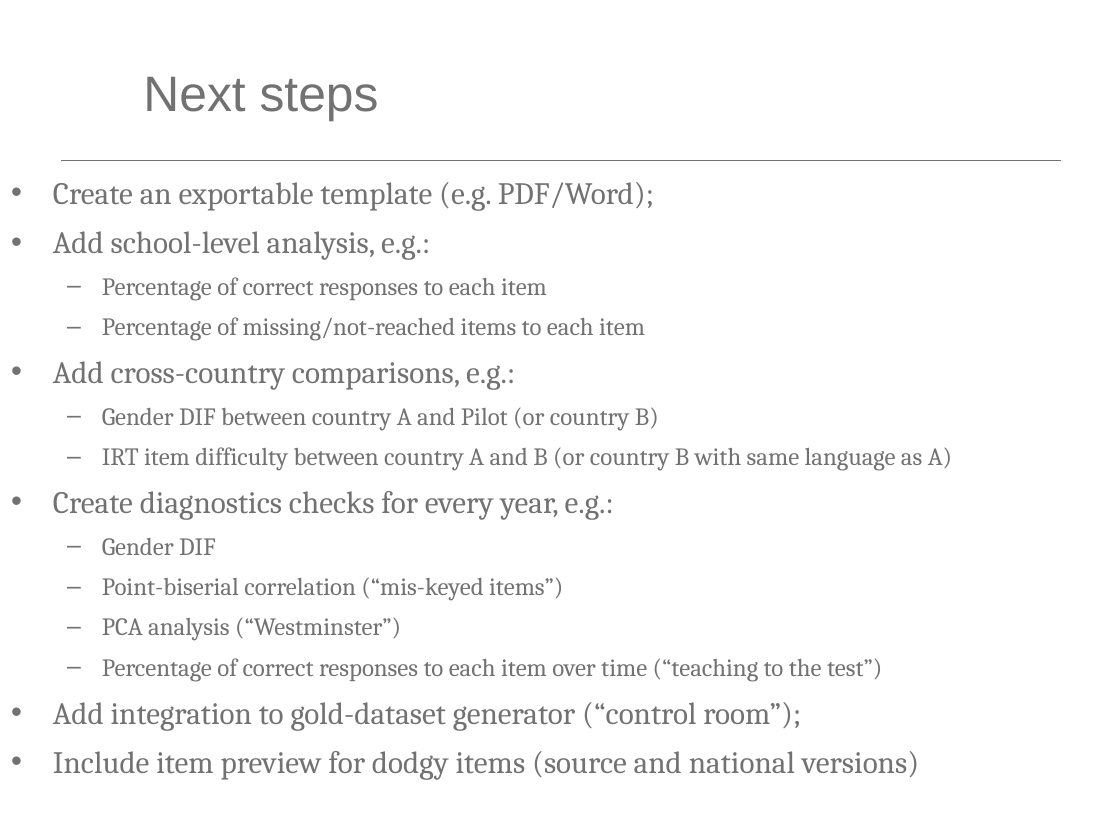
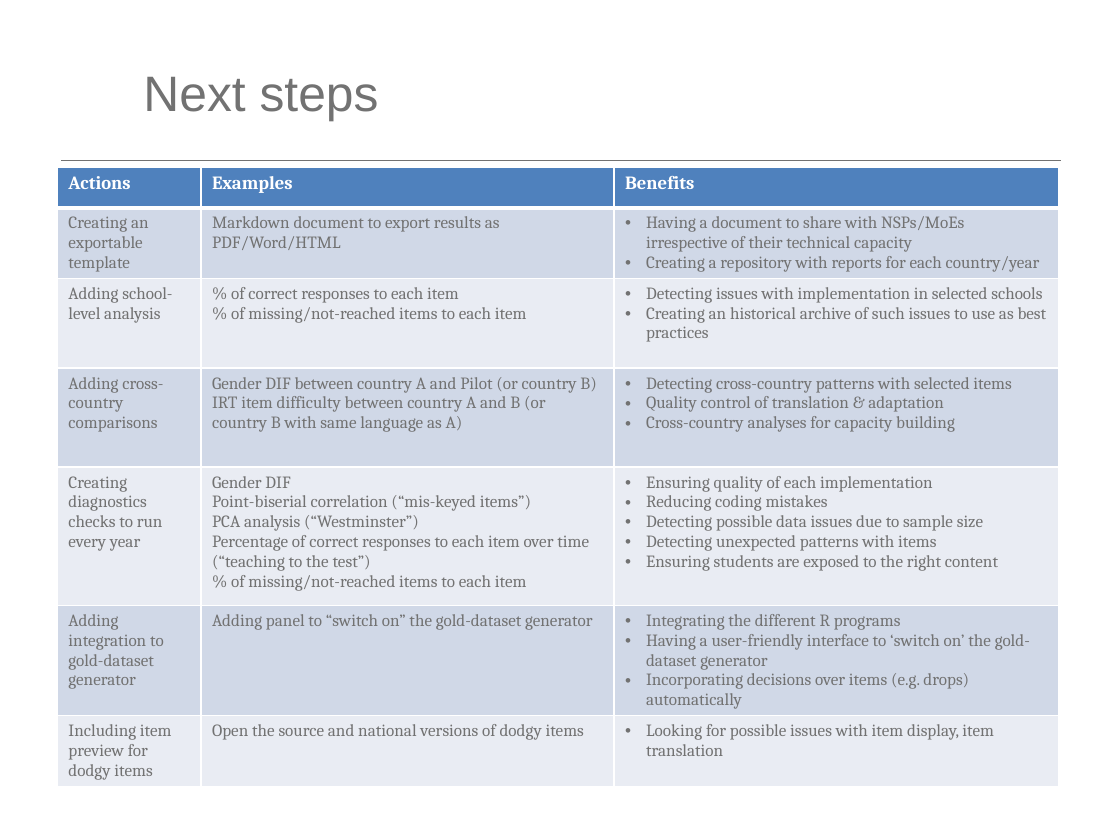
Before and after one commit to bonaventura-p/PBTS-VS, a slide deck: slide 5 of PBTS-VS_tutorial.pptx. Drawn at 1120x840 pixels with LibreOffice and Linux fonts; fonts in the diff are those of the drawing; background and template pictures are left out. Boxes give left, top, right and bottom in pixels: in the first picture for what was removed or moved away, otherwise in the second. Text is boxed around its words. In the diff, an @@ line names an element or a change of style, - is before the commit and + after.

```diff
--- a/PBTS-VS_tutorial.pptx
+++ b/PBTS-VS_tutorial.pptx
@@ table added at [57, 167, 1058, 818], 7 rows, 3 columns @@
+Actions | Examples | Benefits
+Creating an exportable template | Markdown document to export results as PDF/Word/HTML | Having a document to share with NSPs/MoEs irrespective of their technical capacity / Creating a repository with reports for each country/year
+Adding school-level analysis | % of correct responses to each item / % of missing/not-reached items to each item | Detecting issues with implementation in selected schools / Creating an historical archive of such issues to use as best practices
+Adding cross-country comparisons | Gender DIF between country A and Pilot (or country B) / IRT item difficulty between country A and B (or country B with same language as A) | Detecting cross-country patterns with selected items / Quality control of translation & adaptation / Cross-country analyses for capacity building
+Creating diagnostics checks to run every year | Gender DIF / Point-biserial correlation (“mis-keyed items”) / PCA analysis (“Westminster”) / Percentage of correct responses to each item over time (“teaching to the test”) / % of missing/not-reached items to each item | Ensuring quality of each implementation / Reducing coding mistakes / Detecting possible data issues due to sample size / Detecting unexpected patterns with items / Ensuring students are exposed to the right content
+Adding integration to gold-dataset generator | Adding panel to “switch on” the gold-dataset generator | Integrating the different R programs / Having a user-friendly interface to ‘switch on’ the gold-dataset generator / Incorporating decisions over items (e.g. drops) automatically
+Including item preview for dodgy items | Open the source and national versions of dodgy items | Looking for possible issues with item display, item translation
@@ text removed at [53, 182, 952, 780] @@
-• Create an exportable template (e.g. PDF/Word);
-• Add school-level analysis, e.g.:
-  – Percentage of correct responses to each item
-  – Percentage of missing/not-reached items to each item
-• Add cross-country comparisons, e.g.:
-  – Gender DIF between country A and Pilot (or country B)
-  – IRT item difficulty between country A and B (or country B with same language as A)
-• Create diagnostics checks for every year, e.g.:
-  – Gender DIF
-  – Point-biserial correlation (“mis-keyed items”)
-  – PCA analysis (“Westminster”)
-  – Percentage of correct responses to each item over time (“teaching to the test”)
-• Add integration to gold-dataset generator (“control room”);
-• Include item preview for dodgy items (source and national versions)
```
Also in this commit, not shown: 12 other slides changed, 2 slides added, 2 slides removed, 22 other files.
